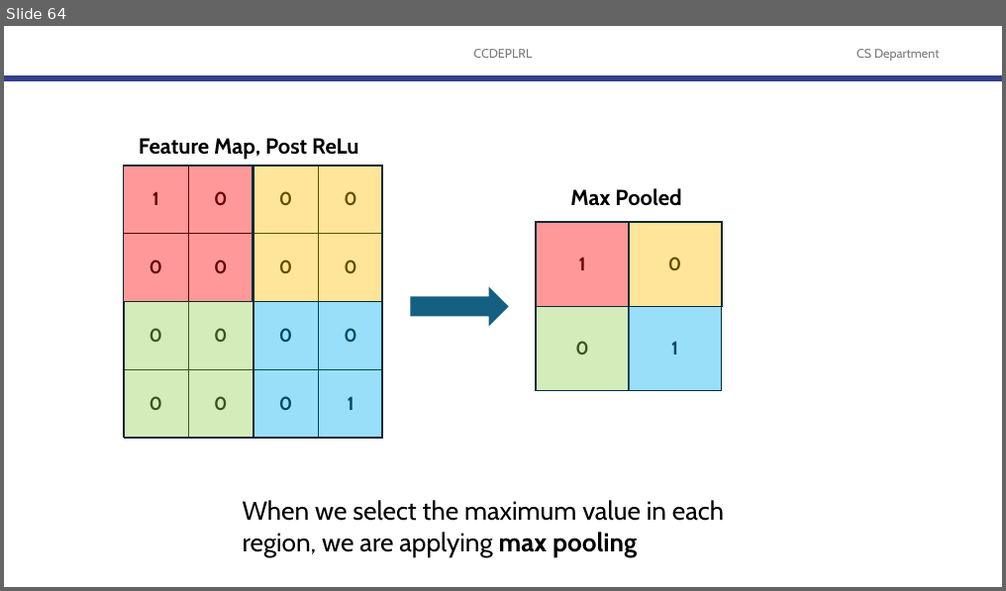
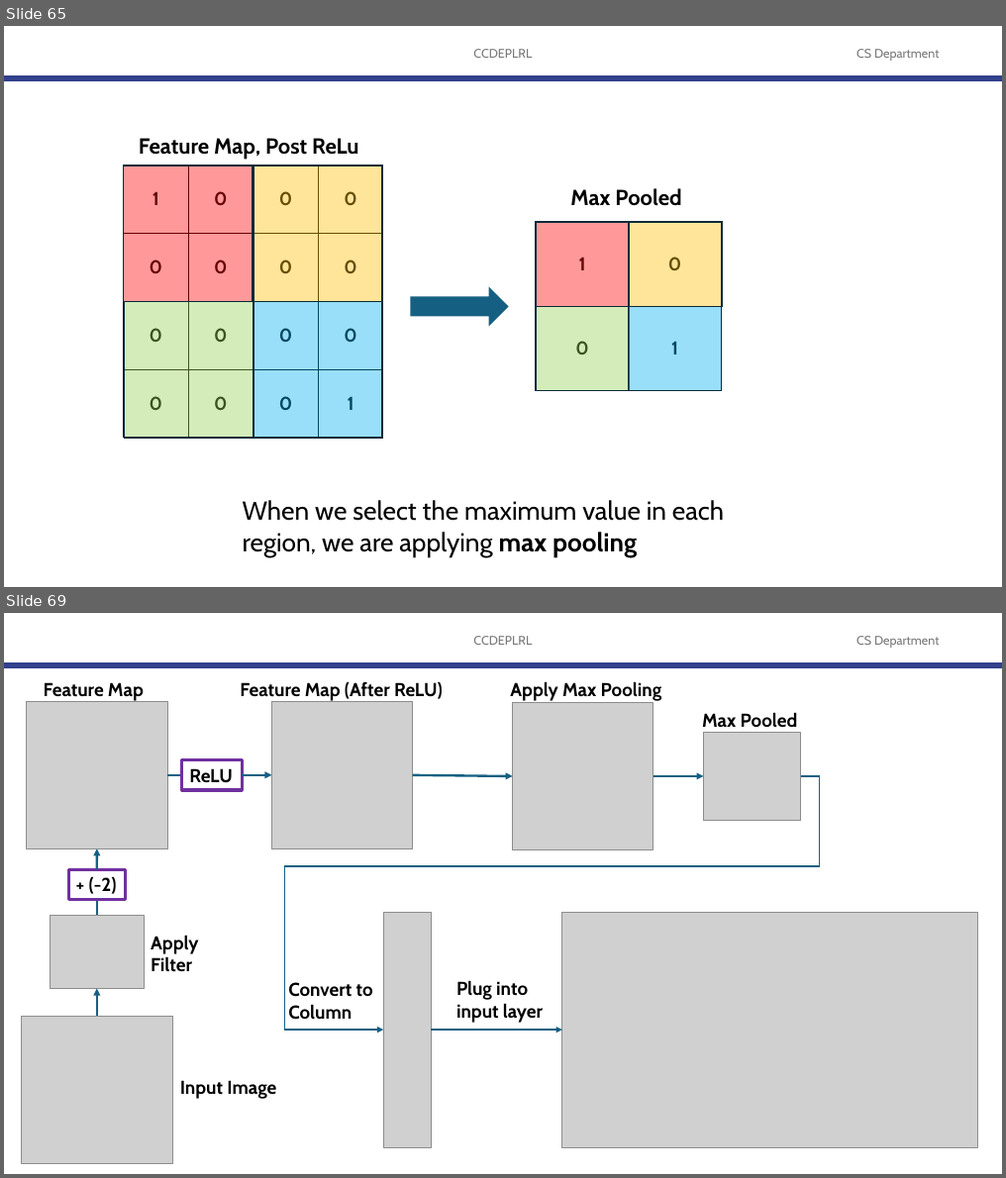
Before and after one commit to robitussin/CCDEPLRL, a slide deck: 4 - What Computers See/Convolutional Neural Network.pptx. Shown one above the other, each under a label of ours: slide 64 before the commit, slides 65 and 69 after it; the slides between them are not shown. The pictures are 1006x591 and 1006x1178 pixels, drawn with LibreOffice and Linux fonts; fonts in the diff are those of the drawing; grey boxes stand for pictures; background and template pictures are left out. Boxes give left, top, right and bottom in pixels: in the first picture for what was removed or moved away, otherwise in the second. Text is boxed around its words. In the diff, an @@ line names an element or a change of style, - is before the commit and + after.

```diff
--- a/4 - What Computers See/Convolutional Neural Network.pptx
+++ b/4 - What Computers See/Convolutional Neural Network.pptx
@@ slide 69 added at (x1=4, y1=613, x2=1002, y2=1174), background #FFFFFF; not listed: 3 template elements that a slide beside it also shows @@
@@ picture added at (x1=27, y1=701, x2=167, y2=849) @@
@@ text added at (x1=44, y1=682, x2=144, y2=702), 18 pt, text #000000, bold @@
+Feature Map
@@ text added at (x1=240, y1=681, x2=443, y2=702), 18 pt, text #000000, bold @@
+Feature Map (After ReLU)
@@ picture added at (x1=272, y1=701, x2=413, y2=849) @@
@@ text added at (x1=510, y1=681, x2=662, y2=701), 18 pt, text #000000, bold @@
+Apply Max Pooling
@@ picture added at (x1=512, y1=703, x2=653, y2=851) @@
@@ text added at (x1=702, y1=712, x2=798, y2=728), 18 pt, text #000000, bold @@
+Max Pooled
@@ rectangle added at (x1=182, y1=761, x2=242, y2=790), outline #7030A0 3 pt, 18 pt, text #000000, bold @@
+ReLU
@@ picture added at (x1=704, y1=732, x2=801, y2=820) @@
@@ line added from (167, 775) to (182, 775), #156082 2.25 pt @@
@@ arrow added from (242, 775) to (272, 775), #156082 2.25 pt @@
@@ elbow arrow added from (801, 776) to (383, 1030), #156082 1.5 pt @@
@@ arrow added from (413, 775) to (512, 776), #156082 2.25 pt @@
@@ arrow added from (653, 776) to (704, 776), #156082 2.25 pt @@
@@ arrow added from (97, 869) to (97, 849), #156082 2.25 pt @@
@@ rectangle added at (x1=68, y1=869, x2=126, y2=900), outline #7030A0 3 pt, 18 pt, text #000000, bold @@
++ (-2)
@@ line added from (97, 916) to (97, 900), #156082 2.25 pt @@
@@ picture added at (x1=51, y1=916, x2=144, y2=989) @@
@@ text added at (x1=151, y1=935, x2=198, y2=972), 18 pt, text #000000, bold @@
+Apply Filter
@@ picture added at (x1=383, y1=912, x2=431, y2=1149) @@
@@ picture added at (x1=562, y1=912, x2=978, y2=1149) @@
@@ arrow added from (97, 1017) to (97, 989), #156082 2.25 pt @@
@@ text added at (x1=288, y1=982, x2=373, y2=1020), 18 pt, text #000000, bold @@
+Convert to Column
@@ text added at (x1=456, y1=980, x2=543, y2=1023), 18 pt, text #000000, bold @@
+Plug into input layer
@@ picture added at (x1=21, y1=1017, x2=173, y2=1164) @@
@@ arrow added from (431, 1030) to (562, 1030), #156082 1.5 pt @@
@@ text added at (x1=180, y1=1080, x2=276, y2=1099), 18 pt, text #000000, bold @@
+Input Image
@@ what was slide 64 is now slide 65 @@
```
Also in this commit, not shown: 9 slides changed, 4 other slides added, 1 slide removed.
